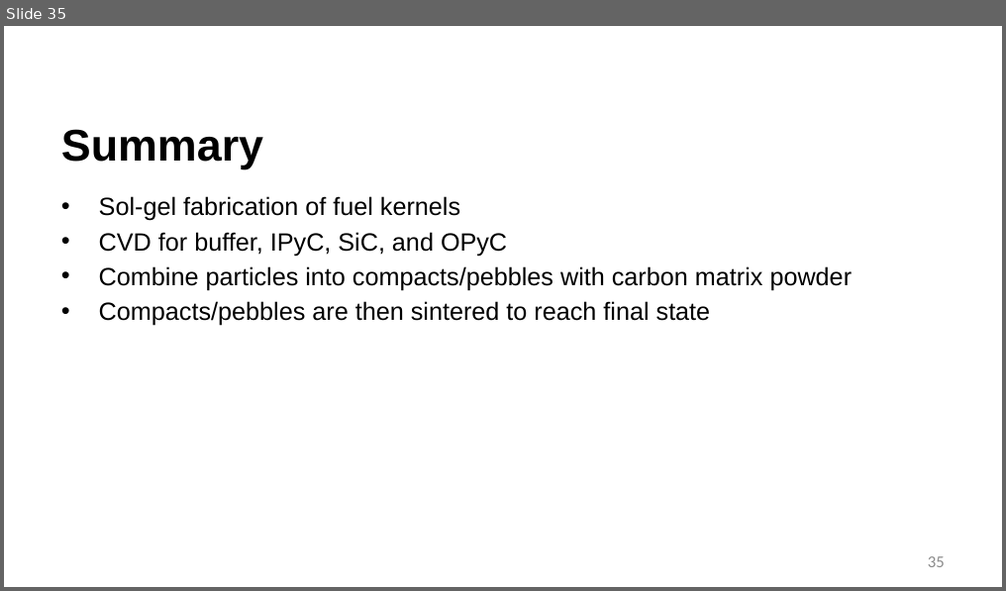
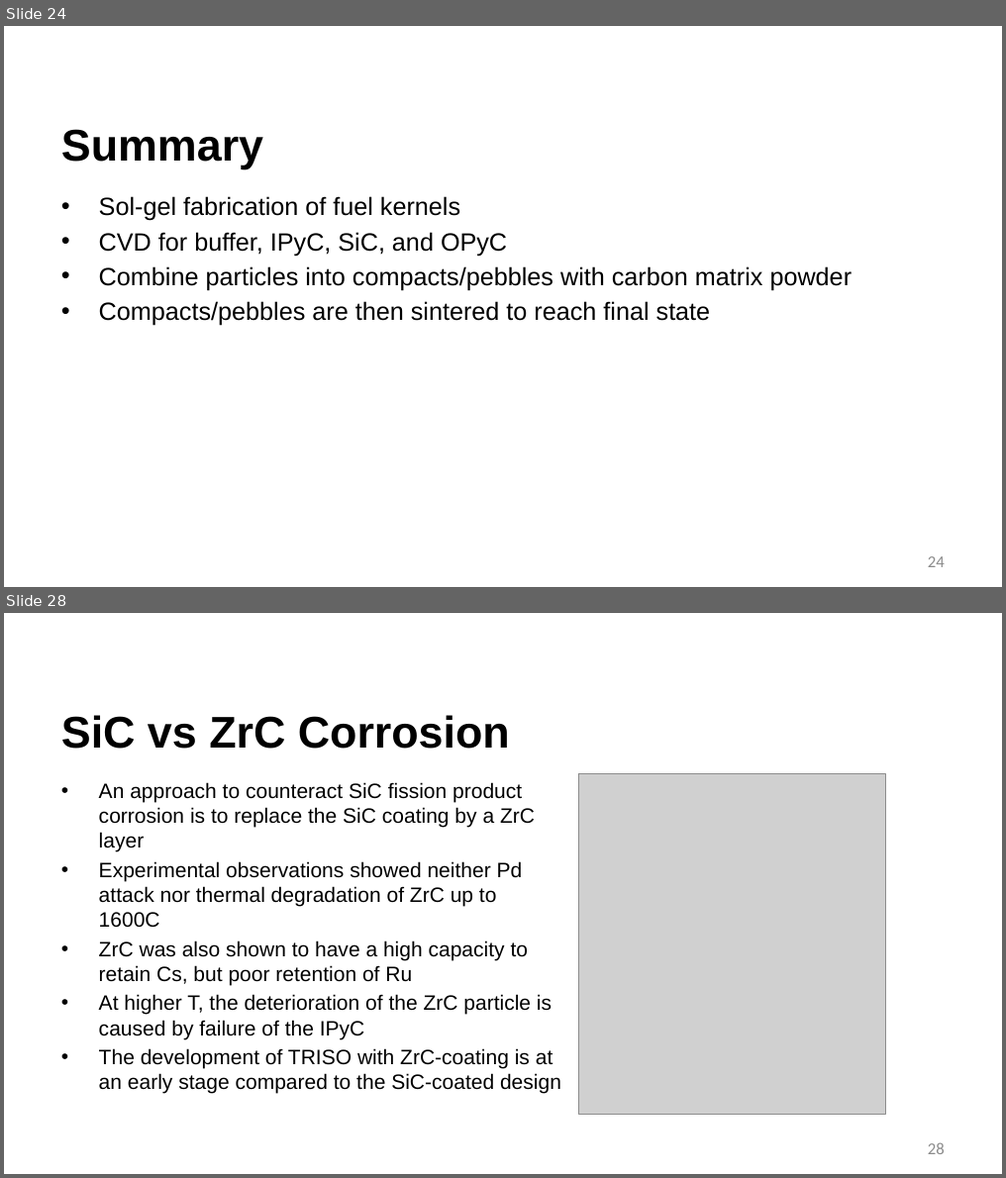
Before and after one commit to benbeeler/TEACHING, a slide deck: Advanced Reactor Materials/Fall2026/Lec6_TRISO.pptx. Shown one above the other, each under a label of ours: slide 35 before the commit, slides 24 and 28 after it; the slides between them are not shown. The pictures are 1006x591 and 1006x1178 pixels, drawn with LibreOffice and Linux fonts; fonts in the diff are those of the drawing; grey boxes stand for pictures; background and template pictures are left out. Boxes give left, top, right and bottom in pixels: in the first picture for what was removed or moved away, otherwise in the second. Text is boxed around its words. In the diff, an @@ line names an element or a change of style, - is before the commit and + after.

```diff
--- a/Advanced Reactor Materials/Fall2026/Lec6_TRISO.pptx
+++ b/Advanced Reactor Materials/Fall2026/Lec6_TRISO.pptx
@@ slide 28 added at (x1=4, y1=613, x2=1002, y2=1174), background #FFFFFF @@
@@ title added at (x1=61, y1=715, x2=510, y2=749), 42.7 pt, text #000000, bold @@
+SiC vs ZrC Corrosion
@@ text added at (x1=99, y1=782, x2=561, y2=1094), 20 pt, text #000000 @@
+• An approach to counteract SiC fission product corrosion is to replace the SiC coating by a ZrC layer
+• Experimental observations showed neither Pd attack nor thermal degradation of ZrC up to 1600C
+• ZrC was also shown to have a high capacity to retain Cs, but poor retention of Ru
+• At higher T, the deterioration of the ZrC particle is caused by failure of the IPyC
+• The development of TRISO with ZrC-coating is at an early stage compared to the SiC-coated design
@@ picture added at (x1=578, y1=774, x2=885, y2=1115) @@
@@ page number added at (x1=928, y1=1143, x2=944, y2=1155), 16 pt, text #8C8C8C @@
+28
@@ what was slide 35 is now slide 24 @@
@@ page number at (x1=928, y1=557, x2=944, y2=568): text changed @@
-35
+24
```
Also in this commit, not shown: 2 slides changed, 12 other slides added, 11 slides removed, 4 other files.
